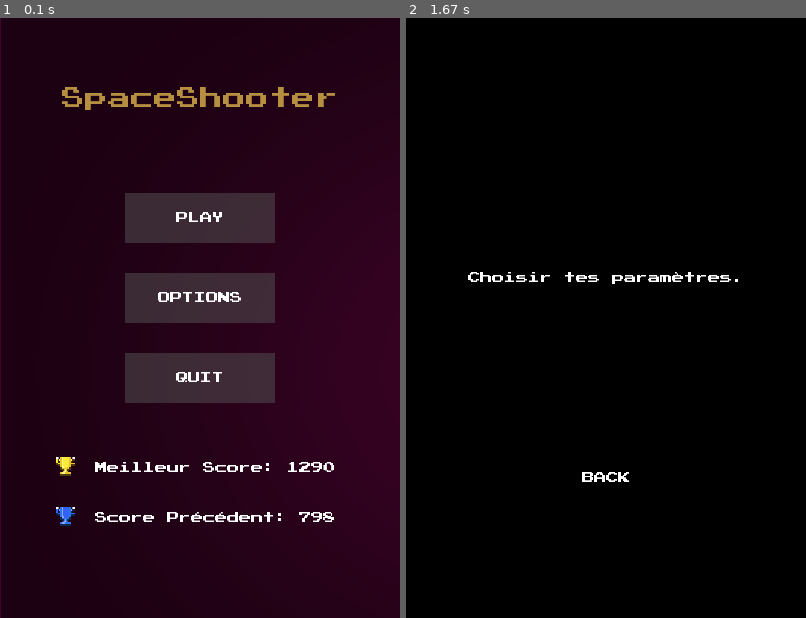
Above: before the commit, frames 1-2 (left to right).
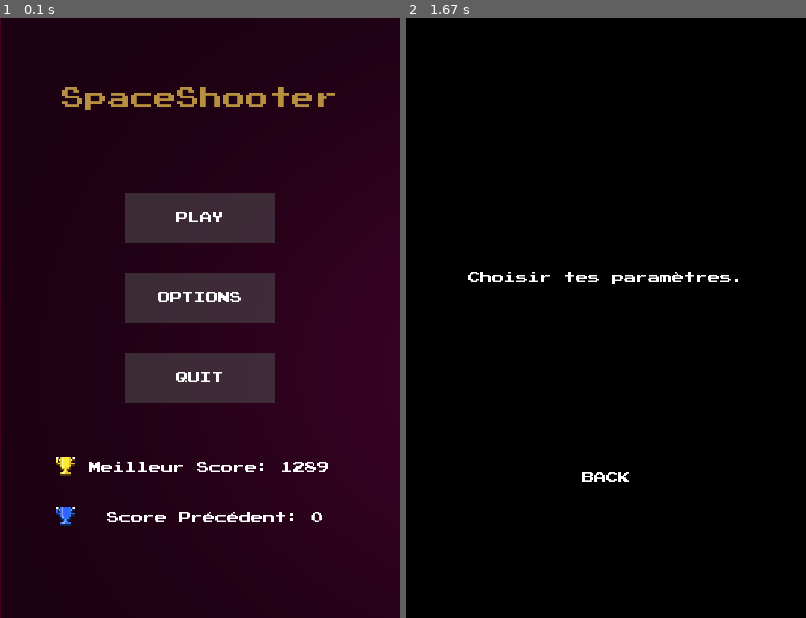
Above: after the commit, the same moments.

Repository: Fabien-crypto/SpaceShooter
Game: pygame game, started from menu.py
Two runs of this game, one before a commit and one after it. Both use one fixed random seed, a clock stepped at 60 frames per second and the inputs below.
Inputs (mouse positions are in pixels of both pictures, inside the frame that each line leads up to):
- Up to frame 1 (0.1 s): no input
- Up to frame 2 (1.67 s): click (606, 318) at 0.38 s

The runs differ from the first frame. In frame 1, 0.9% of the frame differs, in the area x 22-84%, y 74-84%; in frame 2, nothing differs.

Commit message:
Validation

Diff:
--- a/game.py
+++ b/game.py
@@ -12,6 +12,7 @@
         self.pressed = {}
         self.delay_spawn = 900
         self.last_monster = pygame.time.get_ticks()
+        self.all_explosion = pygame.sprite.Group()
 
     def check_collision(self, sprite, group) :
         return pygame.sprite.spritecollide(sprite, group, False, pygame.sprite.collide_mask)
--- a/main.py
+++ b/main.py
@@ -2,13 +2,15 @@
 import pygame
 from pygame import mixer
 from game import Game
+from button import Button
+import sys
 pygame.init()
 
 #Icone jeu#
 a = pygame.image.load('assets/vaisseaux/player/ship 01/nomove.png')
 pygame.display.set_icon(a)
 
-#Musique de fond
+#Musique de fond#
 mixer.init()
 mixer.music.load('sounds/10 Drummed vaus.mp3')
 mixer.music.play()
@@ -32,13 +34,15 @@
 
 def paused() :
     while pause:
+        pygame.draw.rect(screen, (255,255,255), pygame.Rect(60,50, 280, 500))
+        pygame.display.update()
         for event in pygame.event.get():
             if event.type == pygame.QUIT:
                 pygame.quit()
             if event.type == pygame.KEYDOWN :
                 if event.key==pygame.K_ESCAPE:
                     return 0
-    pygame.display.update()
+
 #Chargement de notre jeu#
 game = Game()
 
@@ -60,10 +64,12 @@
     #Appliquer l'ensemble de mon grp de projectiles en les dessinant#
     game.player.all_projectiles.draw(screen)
     game.all_monsters.draw(screen)
+    game.all_explosion.draw(screen)
+
 
     #Affichage du score #
     Score_TEXT = get_font(14).render(("Score : "+ str(game.player.score)), True, "white" )
-    Score_RECT = Score_TEXT.get_rect(center=(80, 20))
+    Score_RECT = Score_TEXT.get_rect(center=(100, 20))
     screen.blit(Score_TEXT, Score_RECT)
 
     #récupérer tout les projectiles du joueur #
--- a/menu.py
+++ b/menu.py
@@ -2,6 +2,7 @@
 import sys
 from button import Button
 from pygame import mixer
+from game import Game
 
 
 #Icone jeu#
@@ -18,6 +19,7 @@
 mixer.music.set_volume(volume)
 mixer.music.play()
 
+game = Game()
 #définition de notre menu #
 pygame.init()
 SCREEN = pygame.display.set_mode((400, 600))
@@ -28,7 +30,6 @@
 # Définition des icons dans le menu#
 best_score = pygame.image.load('assets/icon/best_score.png')
 best_score = pygame.transform.scale(best_score,(20,20))
-
 prec_score = pygame.image.load('assets/icon/prec_score.png')
 prec_score = pygame.transform.scale(prec_score,(20,20))
 
@@ -37,7 +38,7 @@
 
 def play():
     while True:
-        from main import game
+        import main
         game()
         for event in pygame.event.get():
             if event.type == pygame.QUIT:
@@ -48,7 +49,6 @@
                     main_menu()
 
         pygame.display.update()
-
 def options():
     while True:
         OPTIONS_MOUSE_POS = pygame.mouse.get_pos()
@@ -86,9 +86,9 @@
         QUIT_BUTTON = Button(image=image1, pos=(200, 360),
                             text_input="QUIT", font=get_font(12), base_color="White", hovering_color="Green")
 
-        Best_Score_TEXT = get_font(12).render("Meilleur Score: 1290", True, "white")
+        Best_Score_TEXT = get_font(12).render("Meilleur Score: 1289 ", True, "white")
         Best_Score_RECT = Best_Score_TEXT.get_rect(center=(215, 450))
-        Prec_Score_TEXT = get_font(12).render("Score Précédent: 798", True, "white")
+        Prec_Score_TEXT = get_font(12).render(("Score Précédent: "+str(game.player.score)), True, "white")
         Prec_Score_RECT = Prec_Score_TEXT.get_rect(center=(215, 500))
         SCREEN.blit(MENU_TEXT, MENU_RECT)
         SCREEN.blit(Best_Score_TEXT, Best_Score_RECT)
--- a/monster.py
+++ b/monster.py
@@ -1,23 +1,26 @@
 import pygame
 from random import randint
 from laser_ennemie import Laser_ennemie
-
+import time
 
 #Classe du monstre#
 class Monster(pygame.sprite.Sprite):
     def __init__(self, game):
         super().__init__()
         self.game = game
+        self.explosion = pygame.mixer.Sound('sounds/ennemy_explosion.aiff')
+        self.explosion.set_volume(0.5)
         self.health = 30
         self.max_health = 30
         self.attack = 30
+        self.velocity = 1
         self.all_laser = pygame.sprite.Group()
         self.image = pygame.image.load('assets/vaisseaux/ennemies/enemy-01/nomove.png')
         self.image = pygame.transform.scale(self.image, (60,60))
         self.rect = self.image.get_rect()
         self.rect.x = randint(-15,360)
         self.rect.y = -10
-        self.velocity = 1
+        self.delay = 90
 
     def damage(self, amount) :
         self.health -= amount
--- a/player.py
+++ b/player.py
@@ -18,7 +18,6 @@
         self.rect.y = 500
         self.shoot_delay = 120
         self.last_shoot =  pygame.time.get_ticks()
-
 
     def damage(self, amount) :
         if self.health <= 0 :
--- a/projectile.py
+++ b/projectile.py
@@ -4,7 +4,7 @@
     # Définir le constructeur de cette classe #
     def __init__(self, player):
         super().__init__()
-        soundObj = pygame.mixer.Sound('sounds/tirs.wav')
+        soundObj = pygame.mixer.Sound('sounds/player_shoot.wav')
         soundObj.set_volume(1.0)
         soundObj.play()
         self.velocity = 5
Binary file added: assets/animation/exp1.png
Binary file added: assets/animation/exp2.png
Binary file added: assets/animation/exp3.png
Binary file added: assets/animation/exp4.png
Binary file added: assets/animation/exp5.png
Binary file added: assets/animation/explosionFrame.png
Binary file added: assets/fond/Background/Space02.png
Binary file added: assets/fond/Items/Asteroids#01.png
Binary file added: assets/fond/Spaceships/Spaceship#01 SpriteSheet.png
Binary file added: assets/fond/Spaceships/Spaceship#01(24x24).png
Binary file added: assets/fond/Spaceships/Spaceship#02(24x24).png
Binary file added: assets/fond/Spaceships/Spaceship#02(24x24)SpriteSheet.png
(and 13 more such lines)
